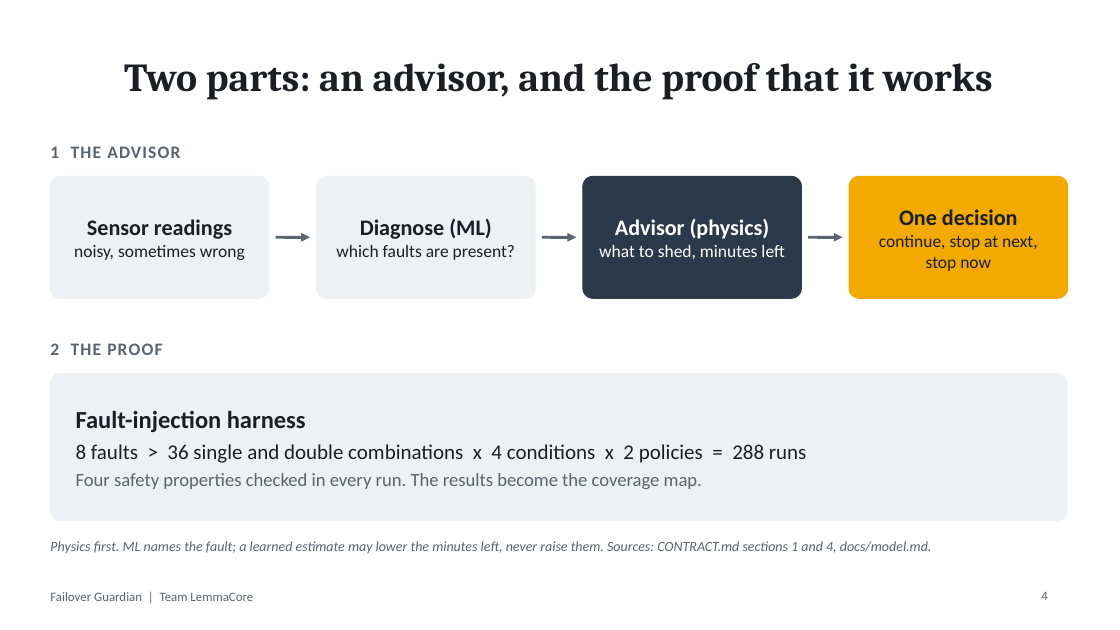
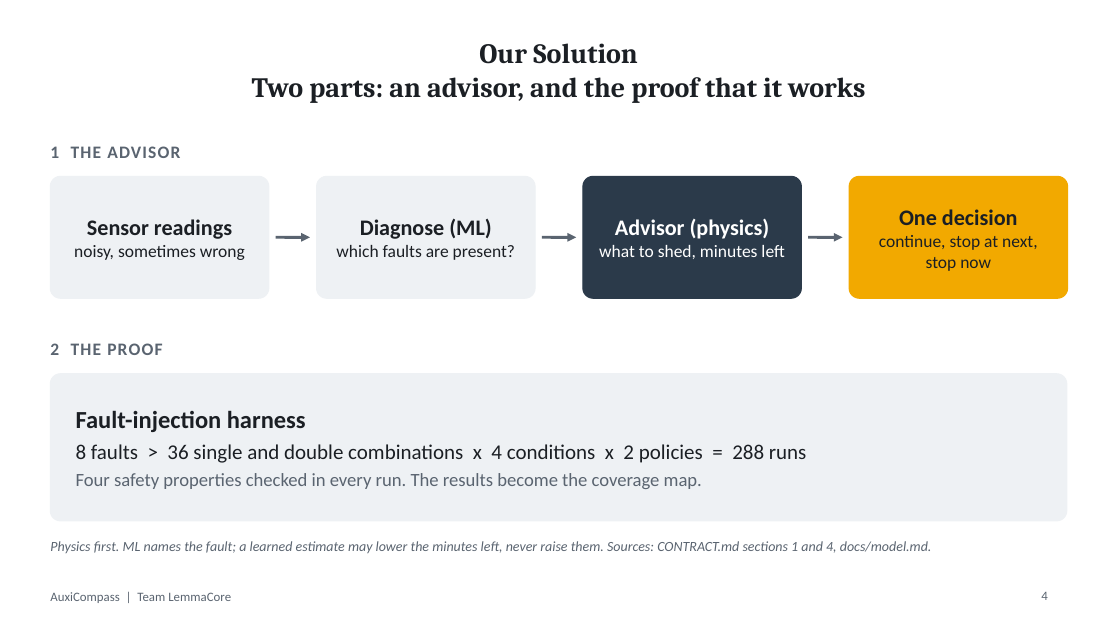
Before and after one commit to Kshitij-Prakash10/LemmaCore, a slide deck: slide 4 of slides/FailoverGuardian.pptx. Drawn at 1120x630 pixels with LibreOffice and Linux fonts; fonts in the diff are those of the drawing. Boxes give left, top, right and bottom in pixels: in the first picture for what was removed or moved away, otherwise in the second. Text is boxed around its words. In the diff, an @@ line names an element or a change of style, - is before the commit and + after.

Commit message:
docs: AuxiCompass deck with team edits, alignment fixes, and PDF export

```diff
--- a/slides/FailoverGuardian.pptx
+++ b/slides/FailoverGuardian.pptx
@@ title at (252,43,866,103): text changed; size 34 to 24 pt @@
-Two parts: an advisor, and the proof that it works
+Our Solution
+Two parts: an advisor, and the proof that it works
@@ text at (50,592,231,603): text changed @@
-Failover Guardian | Team LemmaCore
+AuxiCompass | Team LemmaCore
```
Also in this commit, not shown: 6 other slides changed, 1 other file.
